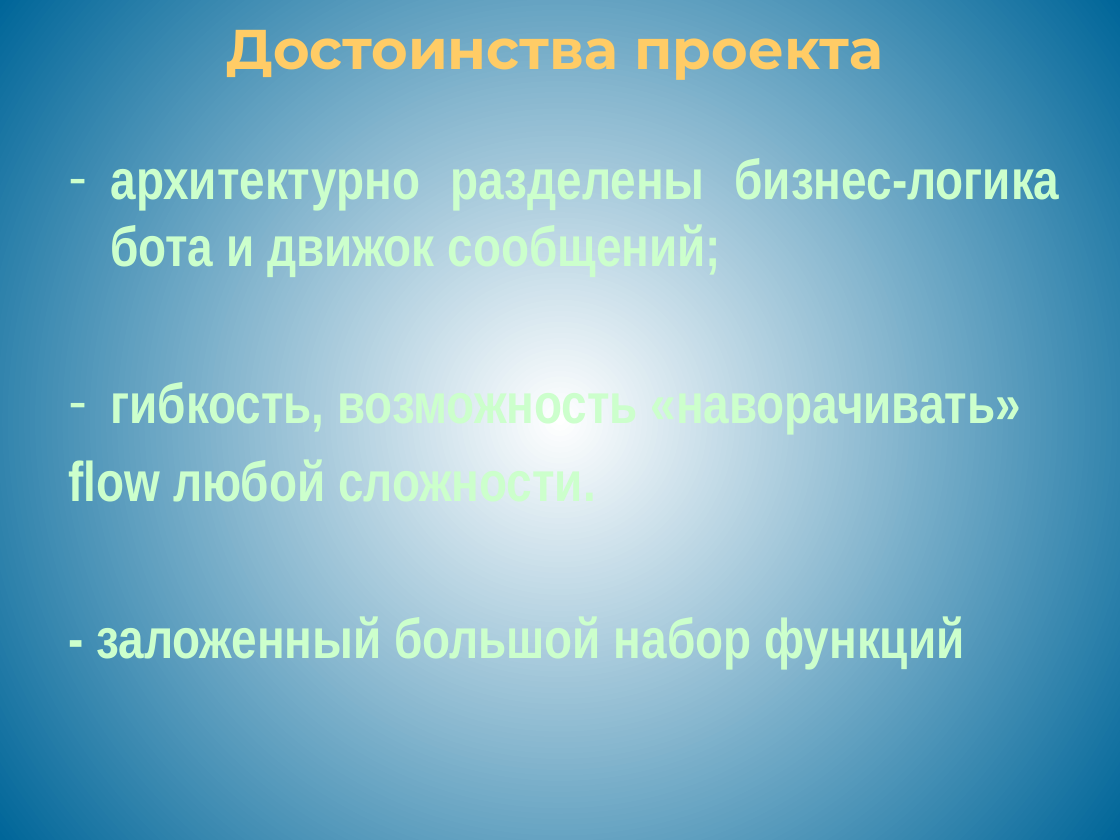
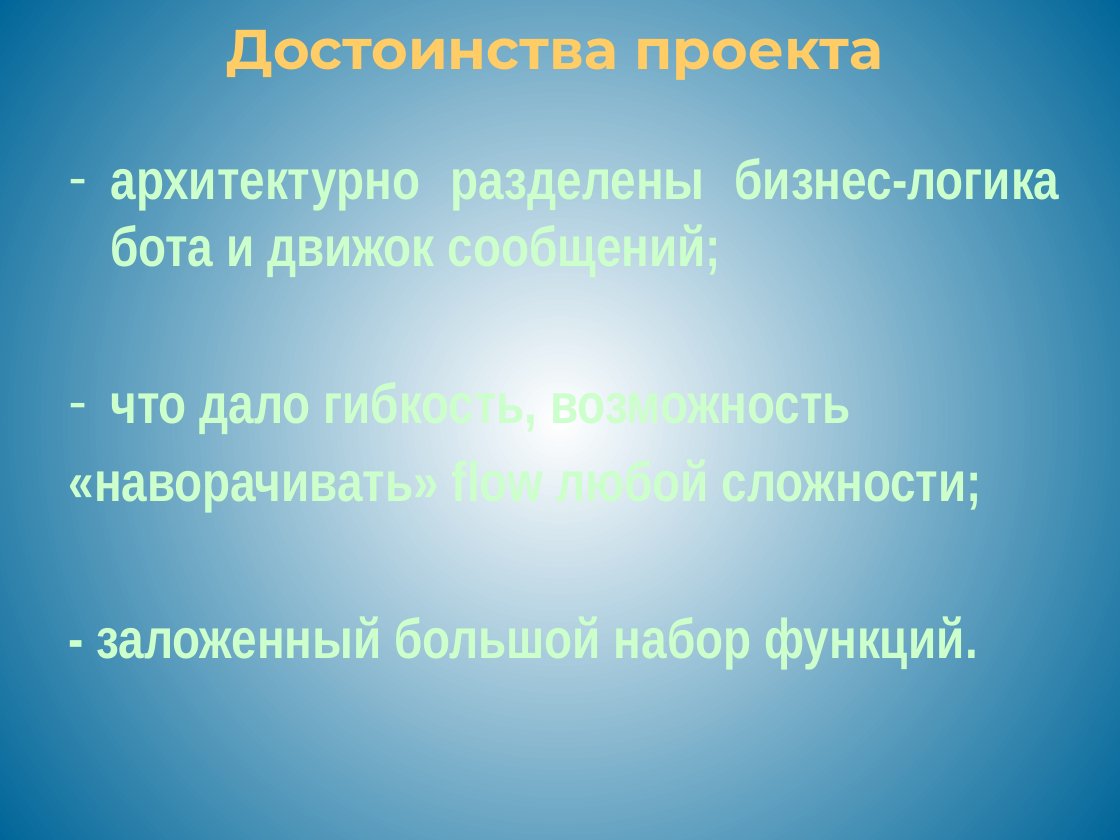
Before and after one commit to evgenypopov2/kotlingrad, a slide deck: slide 14 of presentation/Reservation assistant.pptx (slide 12 before the commit). Drawn at 1120x840 pixels with LibreOffice and Linux fonts; fonts in the diff are those of the drawing; background and template pictures are left out. Boxes give left, top, right and bottom in pixels: in the first picture for what was removed or moved away, otherwise in the second. Text is boxed around its words. In the diff, an @@ line names an element or a change of style, - is before the commit and + after.

```diff
--- a/presentation/Reservation assistant.pptx
+++ b/presentation/Reservation assistant.pptx
@@ text at bbox=[68, 378, 983, 668]: text changed @@
-– гибкость, возможность «наворачивать»
-flow любой сложности.
-- заложенный большой набор функций
+– что дало гибкость, возможность
+«наворачивать» flow любой сложности;
+- заложенный большой набор функций.
```
Also in this commit, not shown: 4 other slides changed, 2 slides added.
